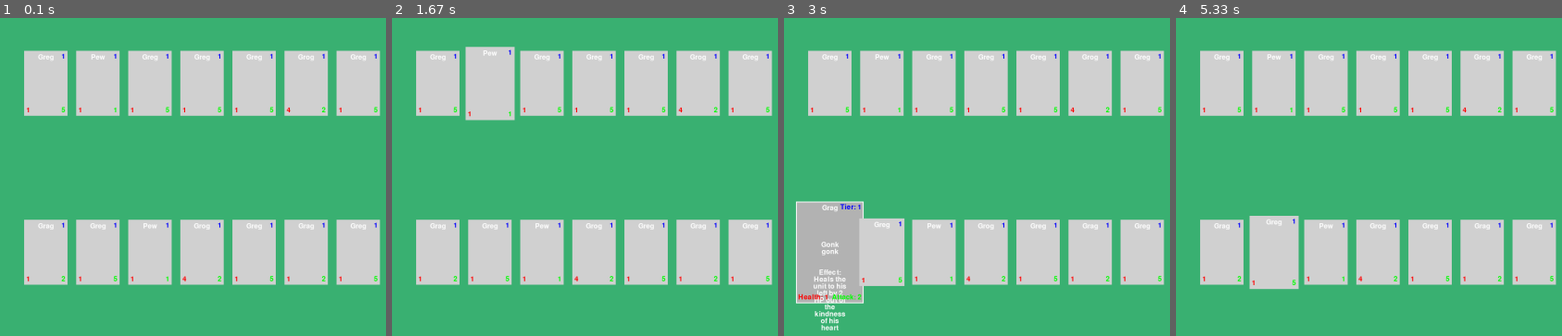
Above: before the commit, frames 1-4 (left to right).
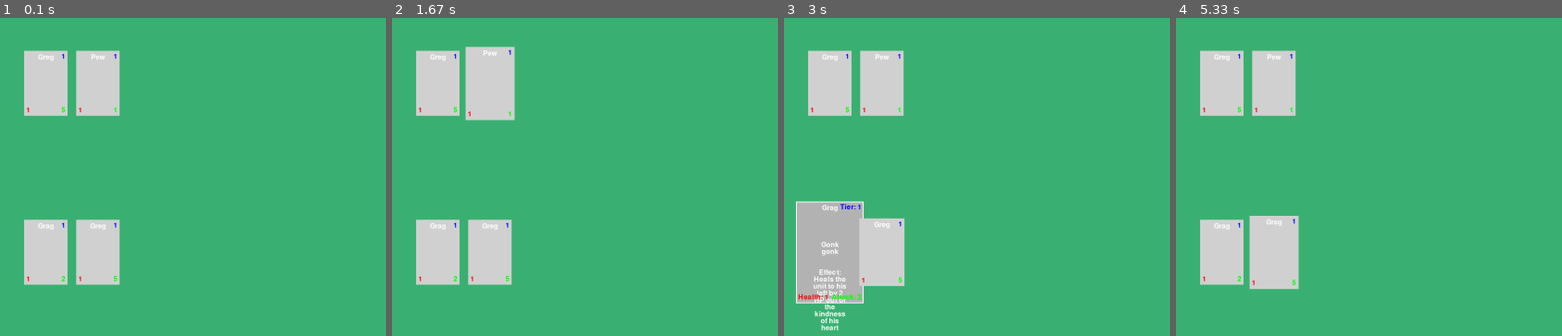
Above: after the commit, the same moments.

Repository: chriskalos/CardMaster
Game: pygame game, started from Game/PyGameImplementation.py
Two runs of this game, one before a commit and one after it. Both use one fixed random seed, a clock stepped at 60 frames per second and the inputs below.
Inputs (mouse positions are in pixels of both pictures, inside the frame that each line leads up to):
- Up to frame 1 (0.1 s): no input
- Up to frame 2 (1.67 s): click "1" at 0.38 s; click (754, 199) at 0.72 s; click (492, 97) at 1.05 s; click (outside the picture) at 1.38 s
- Up to frame 3 (3 s): click "1" at 2.22 s; click (1115, 87) at 2.55 s; click "1" at 2.88 s
- Up to frame 4 (5.33 s): click (outside the picture) at 3.22 s; click (1272, 107) at 4.05 s; click (outside the picture) at 4.38 s; click "1" at 4.72 s; click (1291, 138) at 5.05 s

The runs differ from the first frame. In frame 1, 24% of the frame differs, in the area x 33-99%, y 10-85%; in frame 2, 24%; in frame 3, 24%; in frame 4, 24%.

Commit message:
Switched to Qt instead of PyGame. It was simply too jank.

Diff:
--- a/Game/GameManager.py
+++ b/Game/GameManager.py
@@ -10,10 +10,6 @@
         self.player_wins = 0
         self.player_losses = 0
         self.current_match = None
-
-    def update_enemy_deck(self, new_enemy_deck: Deck):
-        """Update the enemy's deck with a new deck."""
-        self.enemy_deck = new_enemy_deck
 
     def record_win(self):
         """Record a win for the player."""
@@ -37,6 +33,13 @@
 
         self.current_match = Match(self.tier, self.player, self.enemy)
 
+        self.current_match.enemy.mana = self.tier + 2
+
+        for i in range(self.player.hand_size):
+            self.player.draw_card()
+        for i in range(self.current_match.enemy.hand_size):
+            self.current_match.enemy.draw_card()
+
     def get_game_stats(self):
         """Return a string of the current game statistics."""
         stats = (
--- a/Game/GameTextBased.py
+++ b/Game/GameTextBased.py
@@ -25,26 +25,32 @@
         selected_card = get_user_option("Enter the number of the card you want to select: ")
         if selected_card.isdigit():
             selected_card = int(selected_card)
-            if 0 <= selected_card < len(game_manager.player.alive_deck.cards):
-                card = game_manager.player.alive_deck.cards[selected_card]
-                print(f"Selected card: {card.get_card_info()}")
+            if 0 <= selected_card < len(game_manager.player.hand.cards):
+                card = game_manager.player.hand.cards[selected_card]
+                print(f"Selected card: {card}")
+                ### CARD SELECTED ###
                 option = get_user_option("Enter your option (1: Play card, 2: Go back): ")
                 if option == "1":
-                    # Add code to play the selected card on the board
-                    print(f"Played {game_manager.player.alive_deck.cards[selected_card].name} on the board.")
+                    # Play the selected card on the board
+                    print(f"Played {game_manager.player.hand.cards[selected_card].name} on the board.")
+                    game_manager.player.play_card(card)
+                    #
                 elif option == "2":
-                    return
+                    battle()
                 else:
                     print("Invalid option")
+                    select_card()
             else:
                 print("Invalid card number")
+                select_card()
         else:
             print("Invalid input")
+            select_card()
 
-    option = get_user_option("Enter your option (1: Show player deck, 2: Show board, 3: End turn):")
+    option = get_user_option("Enter your option (1: Show player hand, 2: Show board, 3: End turn):")
 
     if option == "1":
-        print(game_manager.player.alive_deck)
+        print(game_manager.player.hand)
         option = get_user_option("Enter your option (1: Select card, 2: Go back): ")
         select_card()
 
--- /dev/null
+++ b/Game/GameUI.py
@@ -0,0 +1,137 @@
+import sys
+from PySide6.QtWidgets import QApplication, QWidget, QLabel, QToolTip
+from PySide6.QtCore import QTimer, Qt, QRect, QPoint
+from PySide6.QtGui import QPainter, QColor, QFont, QPixmap
+from GameManager import GameManager  # Assuming GameManager and Card classes are defined in this module
+
+class CardGameUI(QWidget):
+    def __init__(self):
+        super().__init__()
+        self.initUI()
+
+    def initUI(self):
+        self.setGeometry(300, 300, 1920, 1080)
+        self.setWindowTitle('Card Game')
+        self.setStyleSheet("background-color: rgb(59, 178, 115);")
+
+        # Set up the game logic
+        self.game_manager = GameManager()
+        self.game_manager.start_match()
+
+        # Font setup
+        self.font = QFont('Arial', 16)
+
+        # Timer for animation
+        self.timer = QTimer(self)
+        self.timer.timeout.connect(self.update)
+        self.timer.start(1000 / 60)  # roughly 60 fps
+
+        # Animation state initialization
+        self.animation_states = {}
+        self.init_animation_states()
+
+        # Tooltip setup
+        QToolTip.setFont(QFont('Arial', 14))
+
+    # In your init_animation_states method:
+    def init_animation_states(self):
+        cards = self.game_manager.player.hand.cards + self.game_manager.current_match.enemy.hand.cards
+        for i, card in enumerate(cards):
+            self.animation_states[i] = {
+                'width': 100, 'height': 150,
+                'target_width': 100, 'target_height': 150,
+                'small': True,
+            }
+
+    def interpolate(self, value, target, speed):
+        return value + (target - value) * speed
+
+    def paintEvent(self, event):
+        painter = QPainter(self)
+        self.draw_deck(painter, self.game_manager.player.hand, self.width() // 8, self.height() * 3 // 4 - 75, 0)
+        self.draw_deck(painter, self.game_manager.current_match.enemy.hand, self.width() // 8, self.height() // 4 + 75, len(self.game_manager.player.hand.cards))
+
+    def draw_deck(self, painter, deck, x, y, start_index=0):
+        card_spacing = 120
+        for i, card in enumerate(deck.cards):
+            index = start_index + i
+            self.draw_card(painter, card, x + i * card_spacing, y, self.animation_states, index)
+
+    def draw_card(self, painter, card, x, y, animation_states, index):
+        state = animation_states[index]
+        mouse_pos = self.mapFromGlobal(self.cursor().pos())
+        card_rect = QRect(x - state['width'] // 2, y - state['height'] // 2, state['width'], state['height'])
+
+        # Adjust the card's target size only if the mouse state changes to prevent flickering
+        if card_rect.contains(mouse_pos) and state['small']:
+            state['small'] = False
+            state['target_width'] = 200
+            state['target_height'] = 300
+        elif not card_rect.contains(mouse_pos) and not state['small']:
+            state['small'] = True
+            state['target_width'] = 100
+            state['target_height'] = 150
+
+        # Smooth transition of card size
+        state['width'] = self.interpolate(state['width'], state['target_width'], 0.1)
+        state['height'] = self.interpolate(state['height'], state['target_height'], 0.1)
+        card_rect = QRect(x - state['width'] // 2, y - state['height'] // 2, state['width'], state['height'])
+
+        # Paint background of the card
+        painter.fillRect(card_rect, QColor(210, 210, 210) if state['small'] else QColor(180, 180, 180))
+        painter.setPen(QColor(0, 0, 0))
+        painter.drawRect(card_rect)
+
+        # Set font size based on card size
+        font_size = max(10, int(state['height'] / 15))  # Adjust font size dynamically
+        font = QFont('Arial', font_size)
+        painter.setFont(font)
+
+        # Calculate scaled icon size and position
+        icon_size = max(50, state['width'] // 2, state['height'] // 3)
+        icon_rect = QRect(x - icon_size // 2, y - state['height'] // 4, icon_size, icon_size)
+
+        # Draw placeholder for icon
+        painter.drawRect(icon_rect)  # Replace this with actual QPixmap drawing later
+
+        # Draw tier, HP, and attack labels
+        tier_label = f"Tier: {card.tier}" if not state['small'] else f"{card.tier}"
+        hp_label = f"HP: {card.hp}" if not state['small'] else f"{card.hp}"
+        attack_label = f"Attack: {card.attack}" if not state['small'] else f"{card.attack}"
+
+        # Text positioning
+        corner_offset = font_size // 2
+        painter.drawText(card_rect.adjusted(corner_offset, corner_offset, -corner_offset, -corner_offset),
+                         Qt.AlignTop | Qt.AlignRight, tier_label)
+        painter.drawText(card_rect.adjusted(corner_offset, corner_offset, -corner_offset, -corner_offset),
+                         Qt.AlignBottom | Qt.AlignLeft, hp_label)
+        painter.drawText(card_rect.adjusted(corner_offset, corner_offset, -corner_offset, -corner_offset),
+                         Qt.AlignBottom | Qt.AlignRight, attack_label)
+
+        # Draw name centered above the icon
+        painter.drawText(x - state['width'] // 4, icon_rect.top() - font_size - corner_offset,
+                         state['width'] // 2, font_size, Qt.AlignCenter, card.name)
+
+        if not state['small']:
+            # Only draw detailed text for large cards
+            detail_text_margin = state['width'] * 0.1
+            detail_text_rect = QRect(card_rect.left() + detail_text_margin, icon_rect.bottom() + 20,
+                                     card_rect.width() - 2 * detail_text_margin,
+                                     state['height'] - icon_rect.bottom() - 20)
+
+            desc_text = f"{card.description}\nEffect: {card.effect_description}"
+            detail_font_size = max(8, int(detail_text_rect.height() / 12))
+            detail_font = QFont('Arial', detail_font_size)
+            painter.setFont(detail_font)
+
+            # Ensure the text wraps within the card and doesn't overflow
+            painter.drawText(detail_text_rect, Qt.AlignTop | Qt.AlignLeft | Qt.TextWordWrap, desc_text)
+
+
+
+
+if __name__ == '__main__':
+    app = QApplication(sys.argv)
+    ex = CardGameUI()
+    ex.show()
+    sys.exit(app.exec())
--- a/Game/User.py
+++ b/Game/User.py
@@ -10,6 +10,7 @@
         self.dead_deck = Deck()
         self.cards_on_board = []
         self.hand = Deck()
+        self.hand_size = 5
 
     def kill_card(self, card):
         self.dead_deck.cards.append(card)
@@ -39,8 +40,6 @@
         if len(self.alive_deck.cards) > 0:
             card = self.alive_deck.draw()
             self.hand.cards.append(card)
-            self.alive_deck.cards.remove(card)
-        pass
 
     def check_hp(self):
         if self.hp <= 0:
Renamed: Game/UIGame.py -> Game/PyGameImplementation.py
Binary file added: Game/img/field bg.png
Binary file added: Game/img/shop bg.png
Binary file added: Game/img/title screen.png
